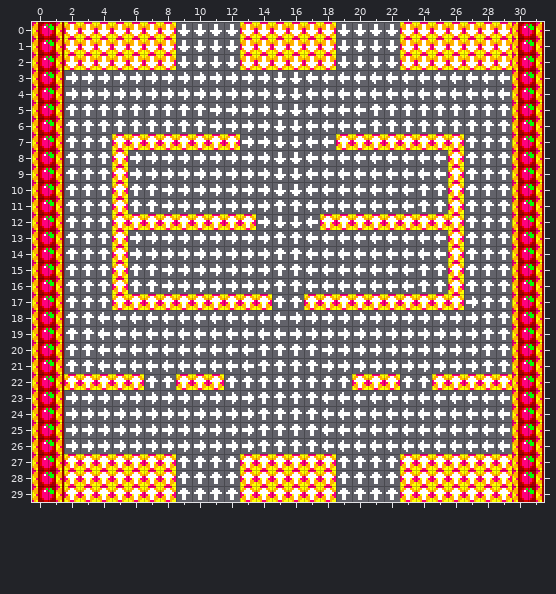
An edit to a level. Tiled map, BubbleBobble/TiledData/Levels/Lvl3.tmx. Above: the version before the commit.
Cells are 8x8 px. Shown: x 0..31, y 0..29.
Now the later version:
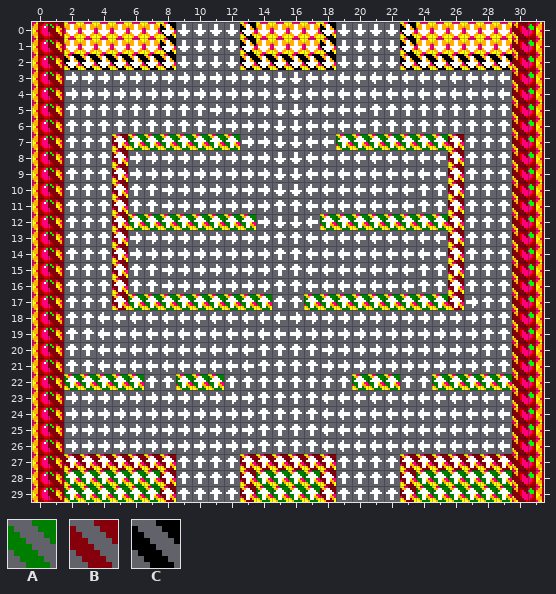
Key: from "Collisions": A 0, B 1, C 2.
_ is an empty cell.
Tiles of an added or newly shown layer are drawn over the layers below it.
From old to new:
Layer "CollisionLayer" (now shown):
y 0..1: x 1 _ -> B; x 8 _ -> C; x 13 _ -> C; x 18 _ -> C; x 23 _ -> C; x 30 _ -> B
y 2: x 1..8 ________ -> BCCCCCCC; x 13..18 ______ -> CCCCCC; x 23..30 ________ -> CCCCCCCB
y 3..6: x 1 _ -> B; x 30 _ -> B
y 7: x 1 _ -> B; x 5..12 ________ -> BAAAAAAA; x 19..26 ________ -> AAAAAAAB; x 30 _ -> B
y 8..11: x 1 _ -> B; x 5 _ -> B; x 26 _ -> B; x 30 _ -> B
y 12: x 1 _ -> B; x 5..13 _________ -> BAAAAAAAA; x 18..26 _________ -> AAAAAAAAB; x 30 _ -> B
y 13..16: x 1 _ -> B; x 5 _ -> B; x 26 _ -> B; x 30 _ -> B
y 17: x 1 _ -> B; x 5..14 __________ -> BAAAAAAAAA; x 17..26 __________ -> AAAAAAAAAB; x 30 _ -> B
y 18..21: x 1 _ -> B; x 30 _ -> B
y 22: x 1..6 ______ -> BAAAAA; x 9..11 ___ -> AAA; x 20..22 ___ -> AAA; x 25..30 ______ -> AAAAAB
y 23..26: x 1 _ -> B; x 30 _ -> B
y 27: x 1..8 ________ -> BBBBBBBB; x 13..18 ______ -> BBBBBB; x 23..30 ________ -> BBBBBBBB
y 28..29: x 1..8 ________ -> BAAAAAAB; x 13..18 ______ -> BAAAAB; x 23..30 ________ -> BAAAAAAB
